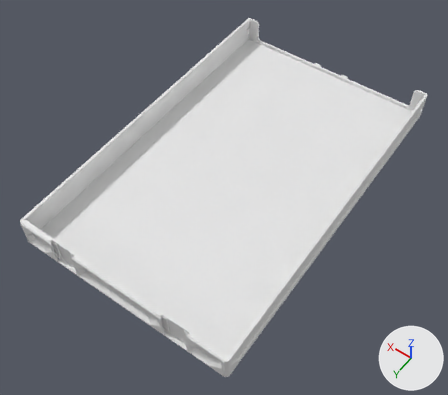
Renders of the glTF model parts/270/DecorDrawer_270-2W-05H.lib.glb from each side of a commit.
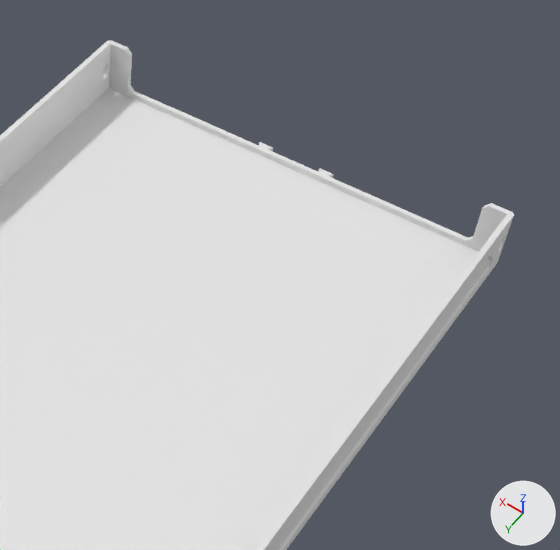
Old and new are each drawn whole from a 50 mm lens placed at (-160.0, 244.0, 343.0), pointed at (-2.0, 23.0, -4.0) and again close up on the part from 45% to 100% of the width and 0% to 62% of the height. Arrows for +X, +Y and +Z are at lower right; the lights stay in place. The last two pictures show the newer version. Where no turn or scale is listed for an object, it has been applied to the vertices. Vertices at exactly the same position are counted once.

Before the edit, the objects in view are built like this:
```python
me_decordrawer_270_2w_05h = bpy.data.meshes.new('DecorDrawer_270-2W-05H')
me_decordrawer_270_2w_05h.from_pydata(...)  # 440 vertices, 884 faces; spans x -82.0..82.0, y -132.0..132.0, z -11.0..11.0
ob_decordrawer_270_2w_05h = bpy.data.objects.new('DecorDrawer_270-2W-05H', me_decordrawer_270_2w_05h)
ob_decordrawer_270_2w_05h.location = (0.0, 0.0, 11.0)
```
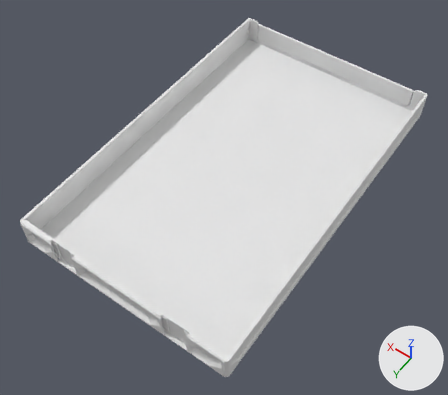
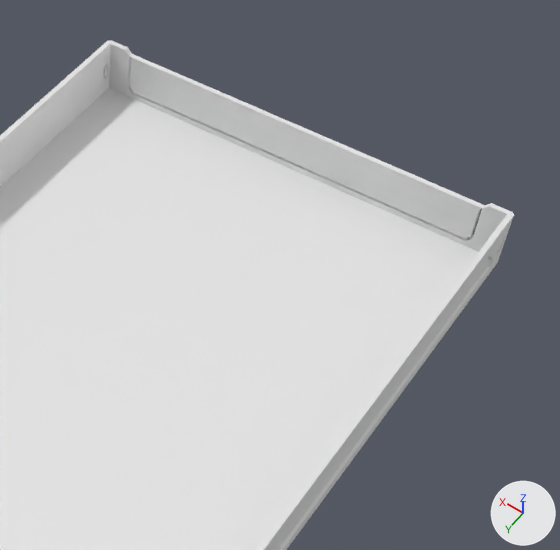
Location of each change, (x1, y1, x2, y2) in pixels of the close-ups (560 x 550 px):
part 1 of me_decordrawer_270_2w_05h, built on
    before: (320, 168, 334, 178)
    after: (128, 54, 484, 241)

What the commit changed:
me_decordrawer_270_2w_05h is used by ob_decordrawer_270_2w_05h; location (0.0, 0.0, 11.0).
me_decordrawer_270_2w_05h had 440 vertices, 884 faces and spanned x -82.0..82.0, y -132.0..132.0, z -11.0..11.0.
me_decordrawer_270_2w_05h now has 604 vertices, 1224 faces and spans x -82.0..82.0, y -132.0..132.0, z -11.0..11.0.
Part 1, on me_decordrawer_270_2w_05h:
30 faces are deleted.
116 vertices are added at x -71.0..71.0, y -130.0..-128.0, z -7.0..9.0.
282 new faces join them.
Other edits to the shape of me_decordrawer_270_2w_05h do not show in these pictures.
